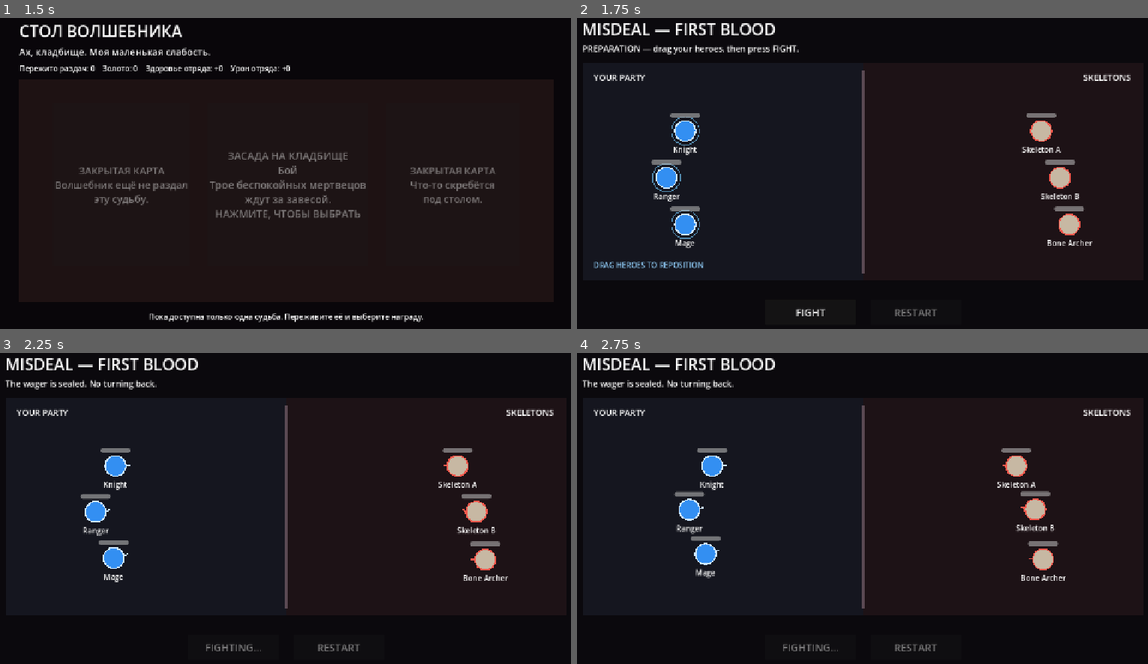
Above: before the commit, frames 1-4 (two rows, left to right).
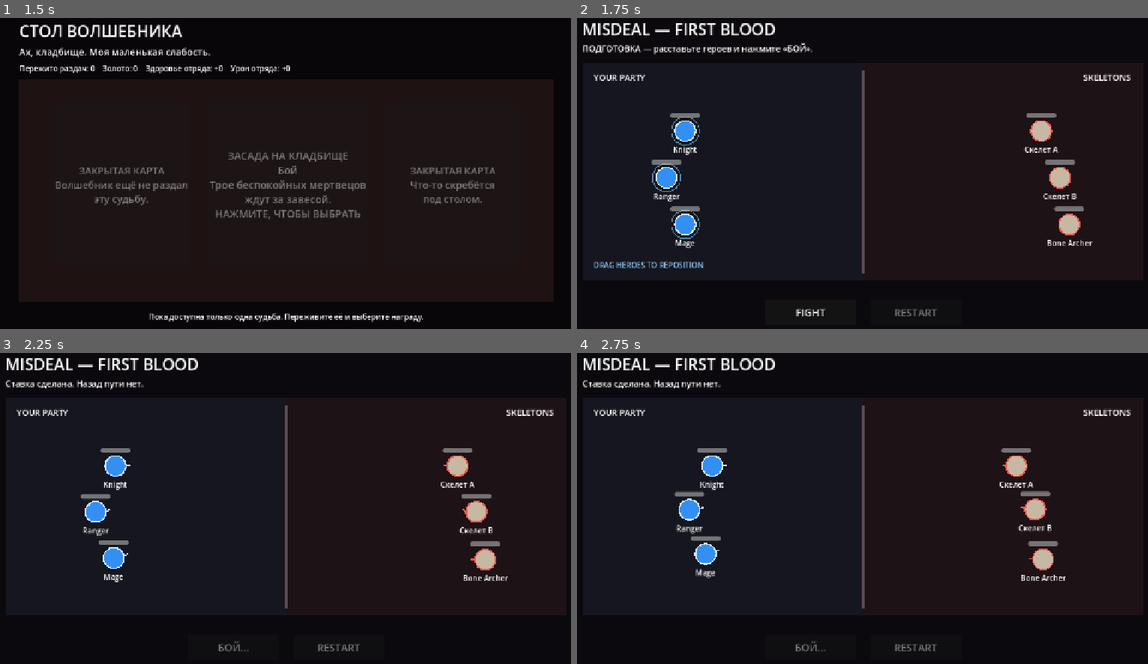
Above: after the commit, the same moments.

Repository: zampolit73/Misdeal
Game: Godot game, scene res://scenes/main/main.tscn
The game is run twice, just before and just after one commit, with the same random seed, the same clock (stepped at 60 frames per second) and the same inputs.
Inputs:
- Up to frame 1 (1.5 s): click "ВОЙТИ В ИГРУ" at 0.5 s; click "ЗАСАДА НА КЛАДБИЩЕ Бой Трое б…" at 1.25 s
- Up to frame 2 (1.75 s): no input
- Up to frame 3 (2.25 s): click "FIGHT" at 2 s
- Up to frame 4 (2.75 s): no input

Frame 1 is identical in both runs. In frame 2, 0.8% of the frame differs, in the area x 1-88%, y 7-59%; in frame 3, 0.7%; in frame 4, 0.7%.

Commit message:
Translate gameplay text to Russian

Diff:
--- a/scripts/battle/battle.gd
+++ b/scripts/battle/battle.gd
@@ -37,8 +37,8 @@
 	_spawn_unit(RANGER_DATA, 0, Vector2(180, 245))
 	_spawn_unit(MAGE_DATA, 0, Vector2(220, 345))
 
-	_spawn_unit(SKELETON_DATA, 1, Vector2(980, 145), "Skeleton A")
-	_spawn_unit(SKELETON_DATA, 1, Vector2(1020, 245), "Skeleton B")
+	_spawn_unit(SKELETON_DATA, 1, Vector2(980, 145), "Скелет A")
+	_spawn_unit(SKELETON_DATA, 1, Vector2(1020, 245), "Скелет B")
 	_spawn_unit(BONE_ARCHER_DATA, 1, Vector2(1040, 345))
 
 func _spawn_unit(
@@ -61,7 +61,7 @@
 	units.append(unit)
 
 func _begin_preparation_phase() -> void:
-	status_label.text = "PREPARATION — drag your heroes, then press FIGHT."
+	status_label.text = "ПОДГОТОВКА — расставьте героев и нажмите «БОЙ»."
 	placement_hint.visible = true
 
 	for unit in units:
@@ -69,7 +69,7 @@
 			unit.enable_placement(PLAYER_PLACEMENT_BOUNDS)
 
 func _on_placement_rejected(unit: BattleUnit) -> void:
-	status_label.text = "%s cannot be placed on top of another hero." % unit.display_name
+	status_label.text = "%s нельзя поставить поверх другого героя." % unit.display_name
 
 func _on_fight_pressed() -> void:
 	if combat_started or battle_finished:
@@ -77,8 +77,8 @@
 
 	combat_started = true
 	fight_button.disabled = true
-	fight_button.text = "FIGHTING..."
-	status_label.text = "The wager is sealed. No turning back."
+	fight_button.text = "БОЙ..."
+	status_label.text = "Ставка сделана. Назад пути нет."
 	placement_hint.visible = false
 
 	for unit in units:
@@ -114,19 +114,19 @@
 		unit.disable_placement()
 
 	if player_won:
-		result_label.text = "VICTORY\nThe wizard looks mildly annoyed."
-		status_label.text = "You survived the first deal."
-		continue_button.text = "CLAIM REWARD"
+		result_label.text = "ПОБЕДА\nВолшебник выглядит слегка раздражённым."
+		status_label.text = "Вы пережили первую раздачу."
+		continue_button.text = "ЗАБРАТЬ НАГРАДУ"
 	else:
-		result_label.text = "DEFEAT\nThe wizard smiles."
-		status_label.text = "The table claims another party."
-		continue_button.text = "RETURN TO TABLE"
+		result_label.text = "ПОРАЖЕНИЕ\nВолшебник улыбается."
+		status_label.text = "Стол забирает ещё один отряд."
+		continue_button.text = "ВЕРНУТЬСЯ К СТОЛУ"
 
 	result_label.visible = true
 	restart_button.disabled = false
 	continue_button.visible = true
 	continue_button.disabled = false
-	fight_button.text = "BATTLE OVER"
+	fight_button.text = "БОЙ ОКОНЧЕН"
 
 func _on_restart_pressed() -> void:
 	get_tree().reload_current_scene()
